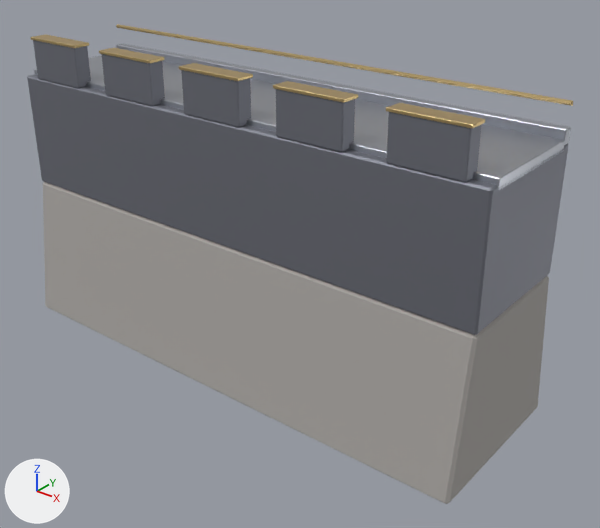
One commit to the glTF model blender/exports/map/gearforge_wall_straight.glb: the scene before it, then after it.
Both versions are drawn from a camera (50 mm lens) standing at (14.94, -16.96, 14.06) and looking at (1.38, -0.02, 3.55). The lights are fixed; the arrows at lower left show +X, +Y and +Z. The first picture is the older version. Vertices at exactly the same position are counted once.

The first picture shows 'gearforge_wall_straight_lod0'.
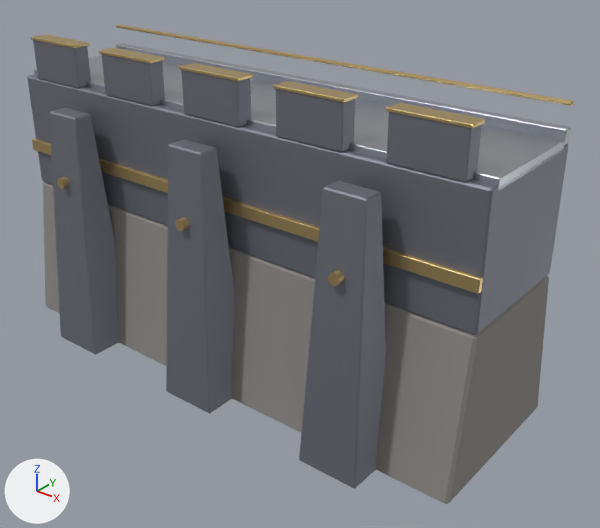
Scene script edits in JSON lines:
```json
{"op": "add", "block": "mat_gearforge_stone_map", "code": ["mat_gearforge_stone_map = principled_material('gearforge_stone_map')", "mat_gearforge_stone_map.base_color = (0.28, 0.27, 0.26)  # grey #908e8b", "mat_gearforge_stone_map.metallic = 0.08", "mat_gearforge_stone_map.roughness = 0.88"]}
{"block": "me_gearforge_wall_straight_lod0_mesh", "where": "# used by ob_gearforge_wall_straight_lod0; location = (0.0, 0.0, 0.0)"}
{"op": "remove", "block": "me_gearforge_wall_straight_lod0_mesh", "code": "me_gearforge_wall_straight_lod0_mesh.from_pydata(...)  # 424 vertices, 764 faces; spans x -8.0..8.0, y -2.6..2.6, z 0.0..9.3"}
{"op": "add", "block": "me_gearforge_wall_straight_lod0_mesh", "code": "me_gearforge_wall_straight_lod0_mesh.from_pydata(...)  # 592 vertices, 1072 faces; spans x -8.0..8.0, y -3.5..2.6, z 0.0..9.3"}
{"block": "me_gearforge_wall_straight_lod0_mesh", "change": "me_gearforge_wall_straight_lod0_mesh part 1: a new loose piece, a 12-sided cylinder along y spanning x -5.16..-4.84, y -3.33..-3.08, z 5.34..5.66, in mat_gearforge_brass (brown #cbb17c)"}
{"block": "me_gearforge_wall_straight_lod0_mesh", "change": "me_gearforge_wall_straight_lod0_mesh part 2: a new loose piece, a 12-sided cylinder along y spanning x -0.16..0.16, y -3.33..-3.08, z 5.34..5.66, in mat_gearforge_brass (brown #cbb17c)"}
{"block": "me_gearforge_wall_straight_lod0_mesh", "change": "me_gearforge_wall_straight_lod0_mesh part 3: a new loose piece, a 12-sided cylinder along y spanning x 4.84..5.16, y -3.33..-3.08, z 5.34..5.66, in mat_gearforge_brass (brown #cbb17c)"}
{"block": "me_gearforge_wall_straight_lod0_mesh", "change": "me_gearforge_wall_straight_lod0_mesh part 4: the loose piece of 24 vertices spanning x -8.0..8.0, y -2.0..2.0, z 4.5..8.0 is copied, and the copy is scaled about its middle by (1, 0.0348, 0.0981), then moved by (0.0, -2.0, -0.4), in mat_gearforge_brass (brown #cbb17c); it spans x -8.0..8.0, y -2.1..-2.0, z 5.6..6.0"}
{"block": "me_gearforge_wall_straight_lod0_mesh", "change": "me_gearforge_wall_straight_lod0_mesh part 5: a new loose piece of 24 vertices spanning x -5.9..-4.1, y -3.5..-1.9, z 0.0..7.5, in mat_gearforge_dark_iron (grey #848690)"}
{"block": "me_gearforge_wall_straight_lod0_mesh", "change": "me_gearforge_wall_straight_lod0_mesh part 6: a new loose piece of 24 vertices spanning x -0.9..0.9, y -3.5..-1.9, z 0.0..7.5, in mat_gearforge_dark_iron (grey #848690)"}
{"block": "me_gearforge_wall_straight_lod0_mesh", "change": "me_gearforge_wall_straight_lod0_mesh part 7: a new loose piece of 24 vertices spanning x 4.1..5.9, y -3.5..-1.9, z 0.0..7.5, in mat_gearforge_dark_iron (grey #848690)"}
{"block": "me_gearforge_wall_straight_lod0_mesh", "change": "me_gearforge_wall_straight_lod0_mesh part 8: 44 faces spanning x -8.0..8.0, y -2.6..2.6, z 0.0..4.5 switch from mat_gearforge_stone (grey #adaaa6) to mat_gearforge_stone_map (grey #908e8b)"}
```

Changed parts and their boxes [x1, y1, x2, y2] in the pictures (600 x 528 px):
```json
{"part": 1, "of": "me_gearforge_wall_straight_lod0_mesh", "change": "added", "after": [57, 177, 69, 189]}
{"part": 2, "of": "me_gearforge_wall_straight_lod0_mesh", "change": "added", "after": [175, 217, 189, 231]}
{"part": 3, "of": "me_gearforge_wall_straight_lod0_mesh", "change": "added", "after": [328, 270, 344, 286]}
{"part": 4, "of": "me_gearforge_wall_straight_lod0_mesh", "change": "added", "after": [32, 138, 483, 294]}
{"part": 5, "of": "me_gearforge_wall_straight_lod0_mesh", "change": "added", "after": [49, 108, 119, 355]}
{"part": 6, "of": "me_gearforge_wall_straight_lod0_mesh", "change": "added", "after": [166, 139, 234, 414]}
{"part": 7, "of": "me_gearforge_wall_straight_lod0_mesh", "change": "added", "after": [299, 181, 386, 489]}
{"part": 8, "of": "me_gearforge_wall_straight_lod0_mesh", "change": "recoloured", "before": [43, 182, 549, 504], "after": [43, 182, 549, 504], "on screen": "darker"}
```
